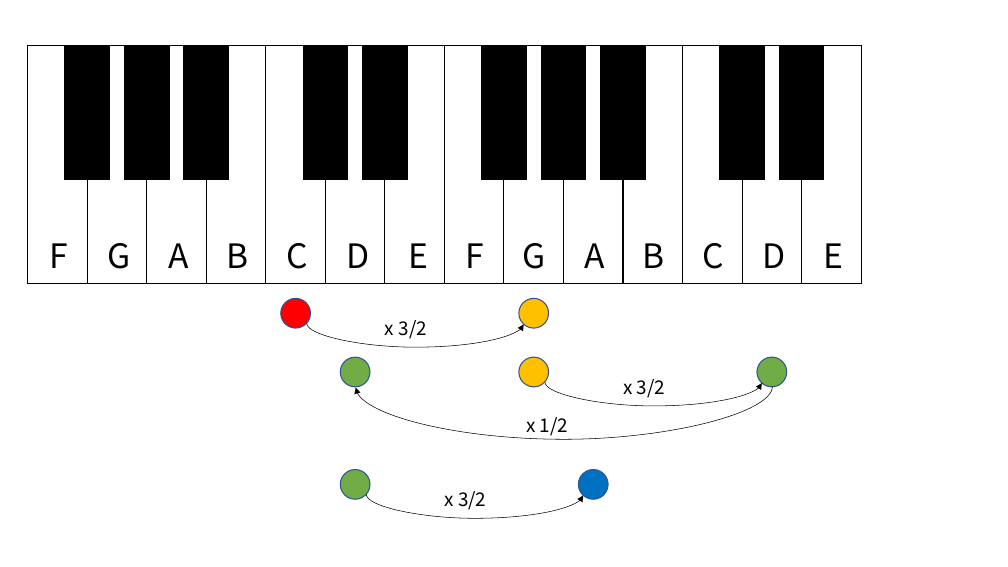
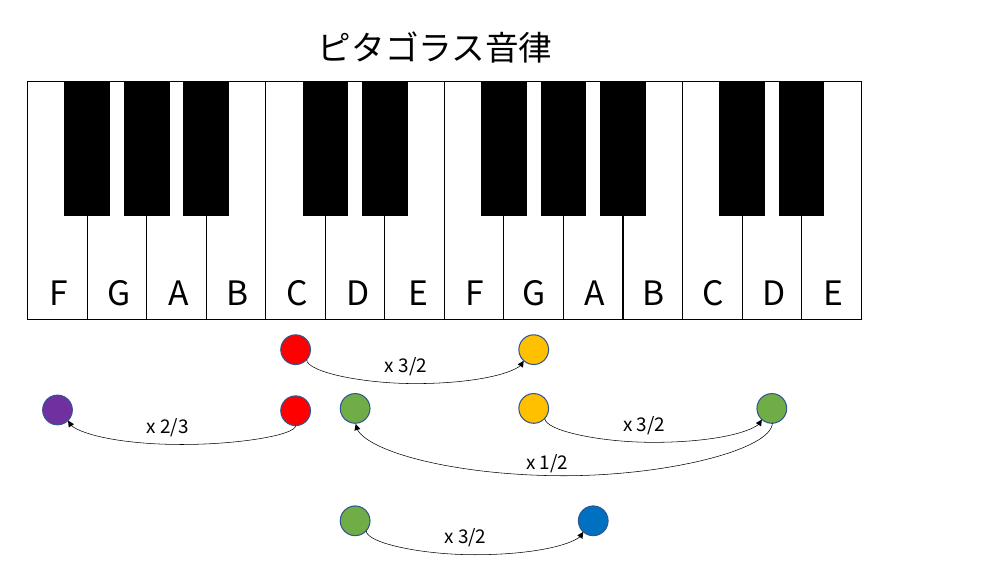
Before and after one commit to kaityo256/zenn-content, a slide deck: slide 1 of articles/pythagorean_tuning/fig.pptx. Drawn at 1008x567 pixels with LibreOffice and Linux fonts; fonts in the diff are those of the drawing. Boxes give left, top, right and bottom in pixels: in the first picture for what was removed or moved away, otherwise in the second. Text is boxed around its words. In the diff, an @@ line names an element or a change of style, - is before the commit and + after.

```diff
--- a/articles/pythagorean_tuning/fig.pptx
+++ b/articles/pythagorean_tuning/fig.pptx
@@ text added at box(318, 31, 553, 63), 32 pt, text #000000 @@
+ピタゴラス音律
@@ ellipse added at box(42, 395, 72, 425), fill #7030A0, outline #325491 1 pt @@
@@ text added at box(147, 418, 188, 437), 18 pt, text #000000 @@
+x 2/3
@@ ellipse added at box(281, 396, 310, 426), fill #FF0000, outline #325491 1 pt @@
@@ 24 rectangles, 18 texts, 7 ellipses, 4 curved arrows: place and size @@
-24 rectangles, 18 texts, 7 ellipses, 4 curved arrows at box(28, 45, 861, 519)
+24 rectangles, 18 texts, 7 ellipses, 4 curved arrows at box(28, 82, 861, 555)
@@ curved arrow added from (296, 426) to (68, 420), #000000 0.5 pt @@
```
Also in this commit, not shown: 2 other slides changed.
